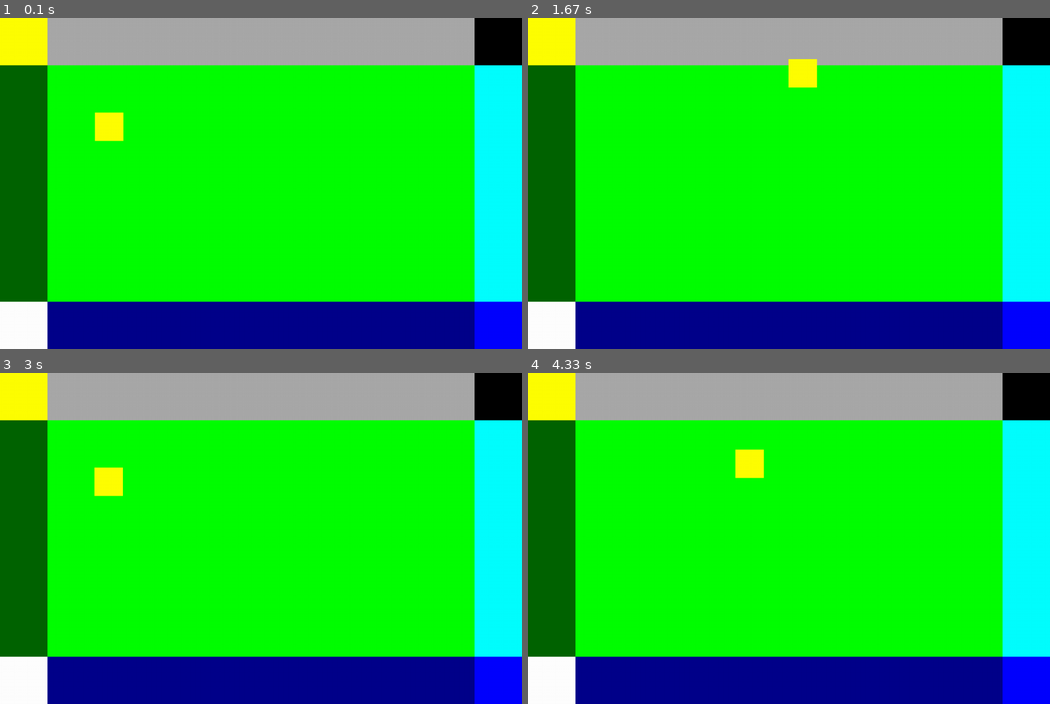
Above: before the commit, frames 1-4 (two rows, left to right).
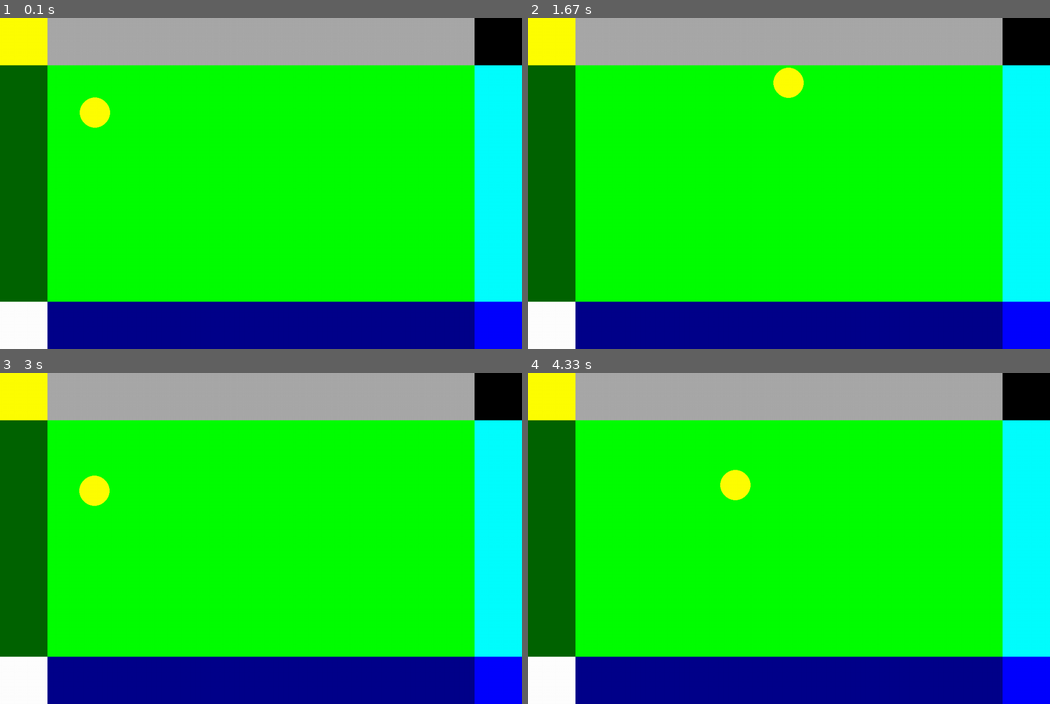
Above: after the commit, the same moments.

Repository: desashuno/pygame_roguelike
Game: pygame game, started from main.py
Same seed, same stepped clock (60 frames per second), same inputs: the game is played once before the commit and once after it.
Inputs:
- Up to frame 1 (0.1 s): no input
- Up to frame 2 (1.67 s): hold D 0.33-0.8 s; hold W 0.83-1.13 s; hold D 1.17-1.63 s
- Up to frame 3 (3 s): hold A 1.67-2.2 s; hold S 2.23-2.53 s; hold A 2.57-2.97 s
- Up to frame 4 (4.33 s): hold W 3-3.37 s; hold D 3.4-4.03 s; hold S from 4.07 s (still down)

The runs differ from the first frame. In frame 1, 0.7% of the frame differs, in the area x 15-24%, y 23-38%; in frame 2, 0.6%; in frame 3, 0.6%; in frame 4, 0.8%, in the area x 36-46%, y 23-39%.

Commit message:
starting the bullet system

Diff:
--- /dev/null
+++ b/bullet.py
@@ -0,0 +1,39 @@
+import pygame as pg
+from settings import *
+
+class BulletHandler:
+    def __init__(self, main):
+        self.bullet_list = []
+        for i in range(BULLET_CACHE):
+            bullet_stats= {}
+            bullet_stats['count'] = i
+            bullet_stats['throw_position'] = (0, 0)
+            bullet_stats['throw_direction'] = 0
+            bullet_stats['speed'] = 0
+
+            bullet_instance = Bullet(bullet_stats)
+
+            self.bullet_list.append(bullet_instance)
+            print(self.bullet_list)
+
+class Bullet:
+    def __init__(self, bullet_dict):
+        pass
+
+    def __str__(self):
+        pass
+
+    def shot(self, x, y, speed, direction):
+        print('coordenates: ', x, ' ', y, ' speed: ', speed, ' direction: ', direction)
+
+    def check_collider(self):
+        pass
+
+    def movement(self):
+        pass
+
+    def update(self):
+        pass
+
+    def draw(self):
+        pass
--- a/main.py
+++ b/main.py
@@ -3,12 +3,12 @@
 from map import Map
 from player import Player
 from settings import *
-
+from bullet import *
 
 class Game:
     def __init__(self):
         pg.init()
-        pg.display.set_caption('THE BINDING OF XAVI')
+        pg.display.set_caption('PG test :)')
         self.screen = pg.display.set_mode(RES)
 
         self.clock = pg.time.Clock()
@@ -19,6 +19,7 @@
     def start_modules(self):
         self.map = Map(self)
         self.player = Player(self)
+        self.bullet_handler = BulletHandler(self)
 
     def events(self):
         for event in pg.event.get():
--- a/map.py
+++ b/map.py
@@ -18,6 +18,7 @@
         SE = 'corner_se'
 
         self.room_map = {}
+        self.room_map_walls = []
 
         self.test_room = [[NW,WN,WN,WN,WN,WN,WN,WN,WN,WN,NE],
                           [WW, _, _, _, _, _, _, _, _, _,WE],
@@ -27,16 +28,16 @@
                           [WW, _, _, _, _, _, _, _, _, _,WE],
                           [SW,WS,WS,WS,WS,WS,WS,WS,WS,WS,SE]]
 
+        self.actual_room = self.test_room
         self.get_map()
-        print(self.room_map)
 
     def get_map(self):
-        for j, row in enumerate(self.test_room):
+        for j, row in enumerate(self.actual_room):
             for i, value in enumerate(row):
                 if value == 'floor':
-                    self.test_room[j][i] = False
+                    self.actual_room[j][i] = False
 
-        for j, row in enumerate(self.test_room):
+        for j, row in enumerate(self.actual_room):
             for i, value in enumerate(row):
                 if value == 'wall_n':
                     self.room_map[(i, j)] = 110
@@ -54,6 +55,8 @@
                     self.room_map[(i, j)] = 230
                 elif value == 'corner_se':
                     self.room_map[(i, j)] = 240
+                if value != False:
+                    self.room_map_walls.append((i, j))
 
     def draw(self):
         self.draw_background()
--- a/player.py
+++ b/player.py
@@ -1,34 +1,44 @@
 import pygame as pg
 from settings import *
+import math
 
 
 class Player:
     def __init__(self, game):
         self.game = game
         self.x, self.y = PLAYER_POS
+        self.angle = PLAYER_ANGLE
 
     def movement(self):
         dx, dy = 0, 0
-        self.vel = (PLAYER_SPEED * self.game.deltatime) / 200
+        self.speed = (PLAYER_SPEED * self.game.deltatime) / 200
+
         keys = pg.key.get_pressed()
         if keys[pg.K_w]:
-            self.y -= self.vel
+            dy += -self.speed
         if keys[pg.K_s]:
-            self.y += self.vel
+            dy += self.speed
         if keys[pg.K_a]:
-            self.x -= self.vel
+            dx += -self.speed
         if keys[pg.K_d]:
-            self.x += self.vel
+            dx += self.speed
 
         #print('x: ', self.x, 'y: ', self.y)
-        self.check_collider()
+        self.check_collider(dx, dy)
 
-    def check_collider(self):
-       pass
+    def check_wall_col(self, x, y):
+        return (x, y) not in self.game.map.room_map_walls
+
+    def check_collider(self, dx, dy):
+        scale = PLAYER_SIZE_SCALE / self.game.deltatime
+        if self.check_wall_col(int(self.x + dx * scale), int(self.y)):
+            self.x += dx
+        if self.check_wall_col(int(self.x), int(self.y + dy * scale)):
+            self.y += dy
 
     def update(self):
         self.movement()
         #self.check_collider()
 
     def draw(self):
-        pg.draw.rect(self.game.screen, 'yellow', (self.x * 100, self.y * 100, PLAYER_SIZE_SCALE, PLAYER_SIZE_SCALE))
+        pg.draw.circle(self.game.screen, 'yellow', (self.x * 100, self.y * 100), 32)
--- a/settings.py
+++ b/settings.py
@@ -2,4 +2,6 @@
 FPS = 60
 PLAYER_POS = 2, 2
 PLAYER_SPEED = 0.75
-PLAYER_SIZE_SCALE = 60
+PLAYER_SIZE_SCALE = 100
+PLAYER_ANGLE = 90
+BULLET_CACHE = 50
